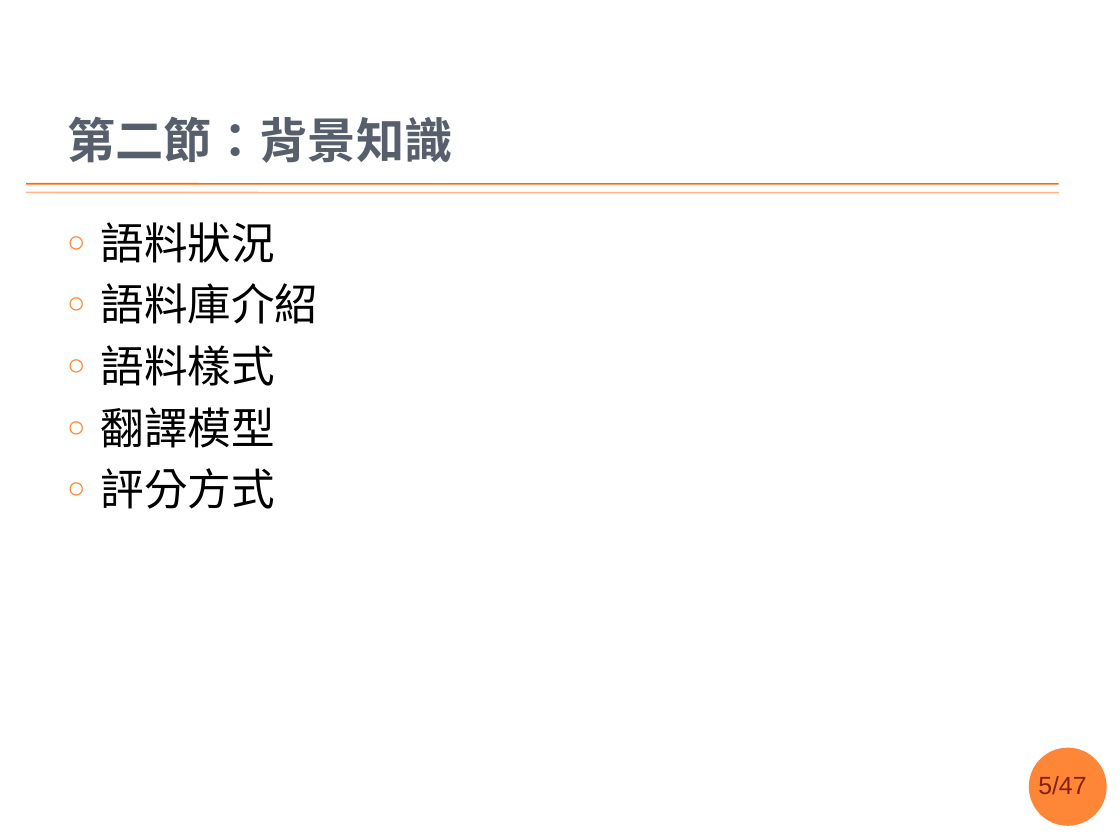
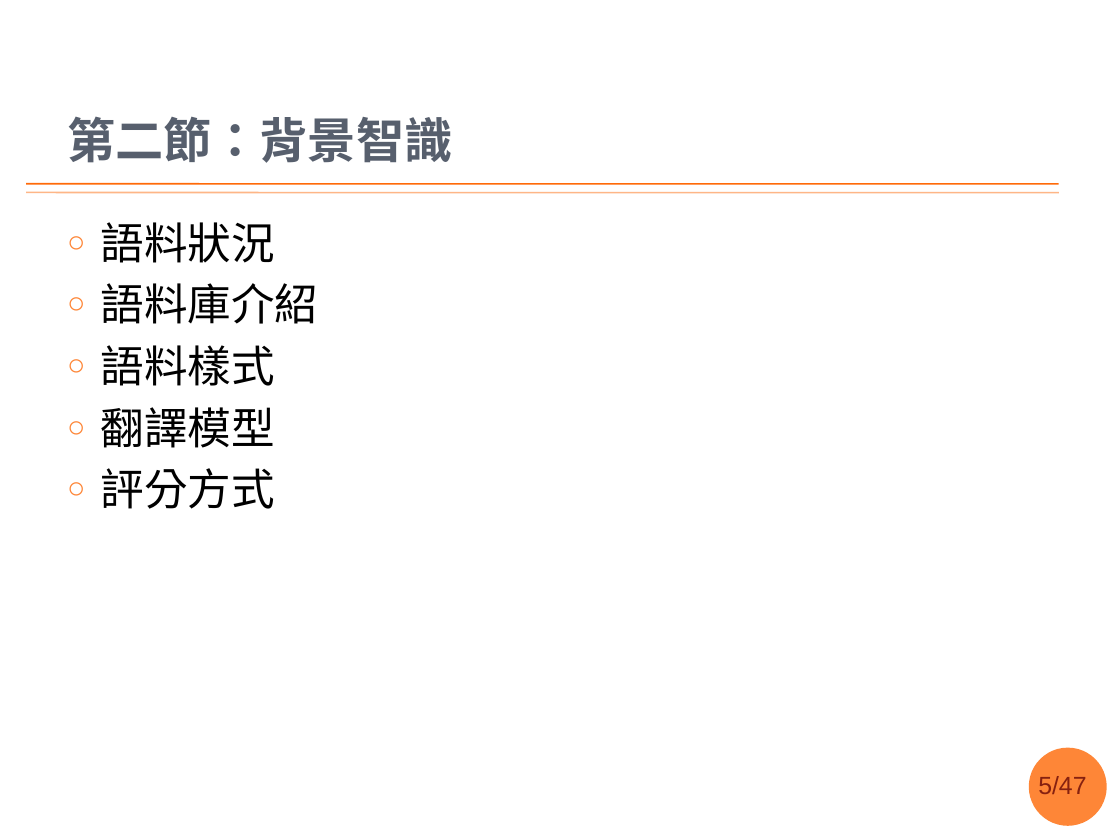
Before and after one commit to sih4sing5hong5/po3-ko3_tau5-iann2-phinn3, a slide deck: slide 5 of 翻譯報告.pptx. Drawn at 1120x840 pixels with LibreOffice and Linux fonts; fonts in the diff are those of the drawing; background and template pictures are left out. Boxes give left, top, right and bottom in pixels: in the first picture for what was removed or moved away, otherwise in the second. Text is boxed around its words. In the diff, an @@ line names an element or a change of style, - is before the commit and + after.

```diff
--- a/翻譯報告.pptx
+++ b/翻譯報告.pptx
@@ title at box(67, 117, 453, 163): text changed @@
-第二節：背景知識
+第二節：背景智識
```
Also in this commit, not shown: 9 other slides changed.
